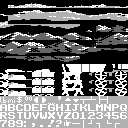
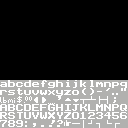
Two versions of the same layered image (128 x 128). Layer-by-layer changes:
hid "horizon-mountains" over 0, 24, 128, 62
hid "horizon-plains" over 0, 3, 128, 32
hid "wagon" over 0, 64, 128, 96
painted on "text" over 0, 80, 128, 127
